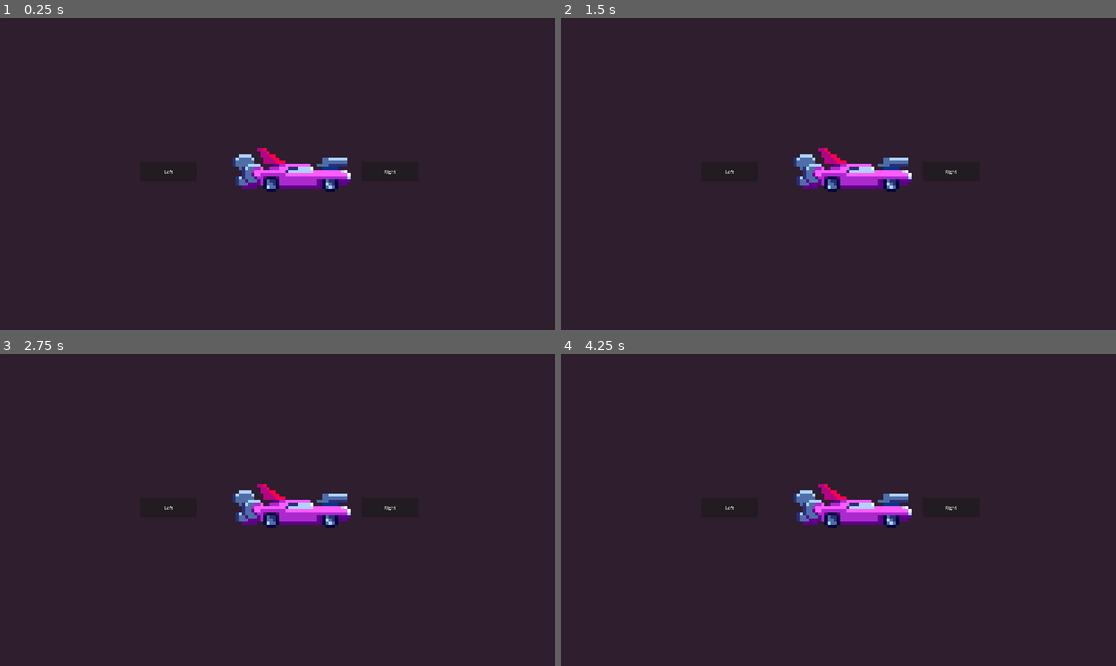
Above: before the commit, frames 1-4 (two rows, left to right).
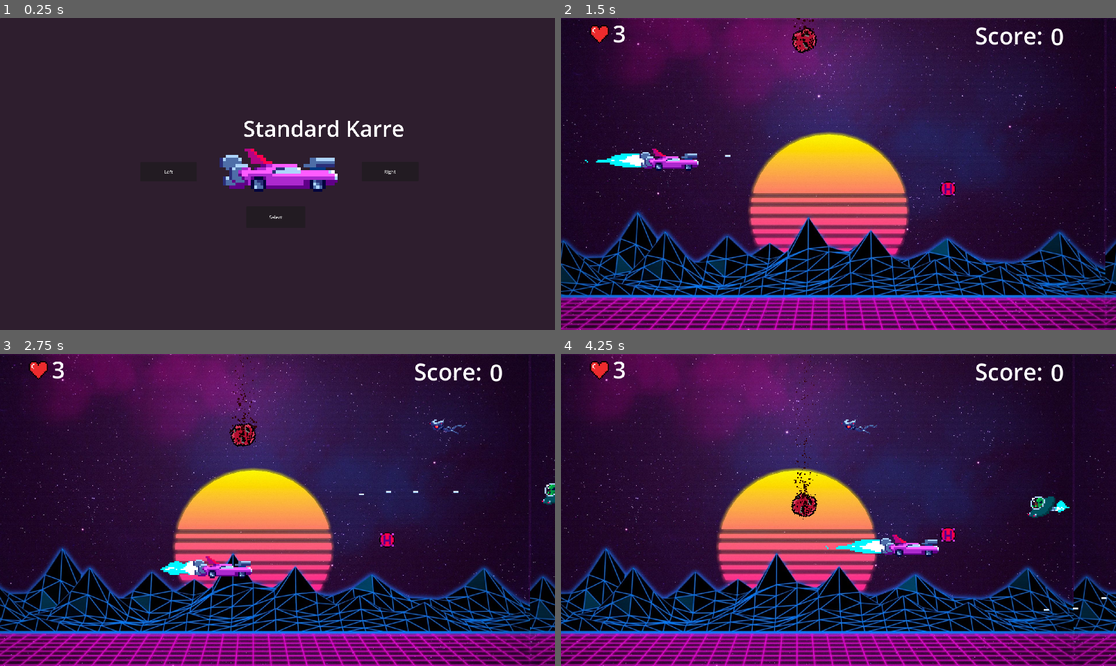
Above: after the commit, the same moments.

Repository: P0ddy/Project-Bentley
Game: Godot game, scene res://Scenes/Menu/character_select.tscn
The game is run twice, just before and just after one commit, with the same random seed, the same clock (stepped at 60 frames per second) and the same inputs. This scene is started directly instead of the project's main scene. Sound files missing from this copy of the repository are replaced by a short silence.
Inputs (mouse positions are in pixels of both pictures, inside the frame that each line leads up to):
- Up to frame 1 (0.25 s): no input
- Up to frame 2 (1.5 s): click (838, 217) at 0.5 s, where only the run after the commit has a clickable "Select"; hold D (right) from 1.28 s (still down); hold Space (shoot) from 1.28 s (still down)
- Up to frame 3 (2.75 s): release D (right) at 2.03 s; release Space (shoot) at 2.03 s; hold S (down) from 2.03 s (still down); tap Space (shoot) at 2.1 s
- Up to frame 4 (4.25 s): release S (down) at 2.78 s; hold D (right) 2.78-3.53 s; hold Space (shoot) 2.78-3.53 s; hold W (up) from 3.53 s (still down); tap Space (shoot) at 3.6 s

The runs differ from the first frame. In frame 1, 2.3% of the frame differs, in the area x 39-73%, y 32-65%; in frame 2, 70%, in the area x 0-100%, y 0-100%; in frame 3, 69%; in frame 4, 70%.

Commit message:
Push before characterselect Changes

Diff:
--- a/Scenes/Menu/character_select.gd
+++ b/Scenes/Menu/character_select.gd
@@ -5,10 +5,13 @@
 	match Global.PlayerSelect:
 		0:
 			get_node("PlayerSelect").play("Player1")
+			get_node("Selected Car").text = "Standard Karre"
 		1:
 			get_node("PlayerSelect").play("Player2")
+			get_node("Selected Car").text = "Ferrari"
 		2:
 			get_node("PlayerSelect").play("Player3")
+			get_node("Selected Car").text = "Bus"
 
 func _on_left_button_pressed():
 	if Global.PlayerSelect > 0:
@@ -18,3 +21,8 @@
 func _on_right_button_pressed():
 	if Global.PlayerSelect < 2:
 		Global.PlayerSelect +=1
+
+
+
+func _on_select_button_pressed():
+	get_tree().change_scene_to_file("res://Scenes/MainScene/Game.tscn")
--- a/Scenes/Menu/character_select.tscn
+++ b/Scenes/Menu/character_select.tscn
@@ -172,7 +172,7 @@
 offset_bottom = 1085.0
 
 [node name="PlayerSelect" type="AnimatedSprite2D" parent="."]
-position = Vector2(815, 526)
+position = Vector2(771, 527)
 scale = Vector2(10.75, 10.75)
 sprite_frames = SubResource("SpriteFrames_7dl6s")
 animation = &"Player3"
@@ -192,5 +192,20 @@
 offset_bottom = 565.0
 text = "Right"
 
+[node name="Selected Car" type="Label" parent="."]
+offset_left = 841.0
+offset_top = 329.0
+offset_right = 1071.0
+offset_bottom = 396.0
+theme_override_font_sizes/font_size = 76
+
+[node name="SelectButton" type="Button" parent="."]
+offset_left = 852.0
+offset_top = 652.0
+offset_right = 1056.0
+offset_bottom = 727.0
+text = "Select"
+
 [connection signal="pressed" from="LeftButton" to="." method="_on_left_button_pressed"]
 [connection signal="pressed" from="RightButton" to="." method="_on_right_button_pressed"]
+[connection signal="pressed" from="SelectButton" to="." method="_on_select_button_pressed"]
